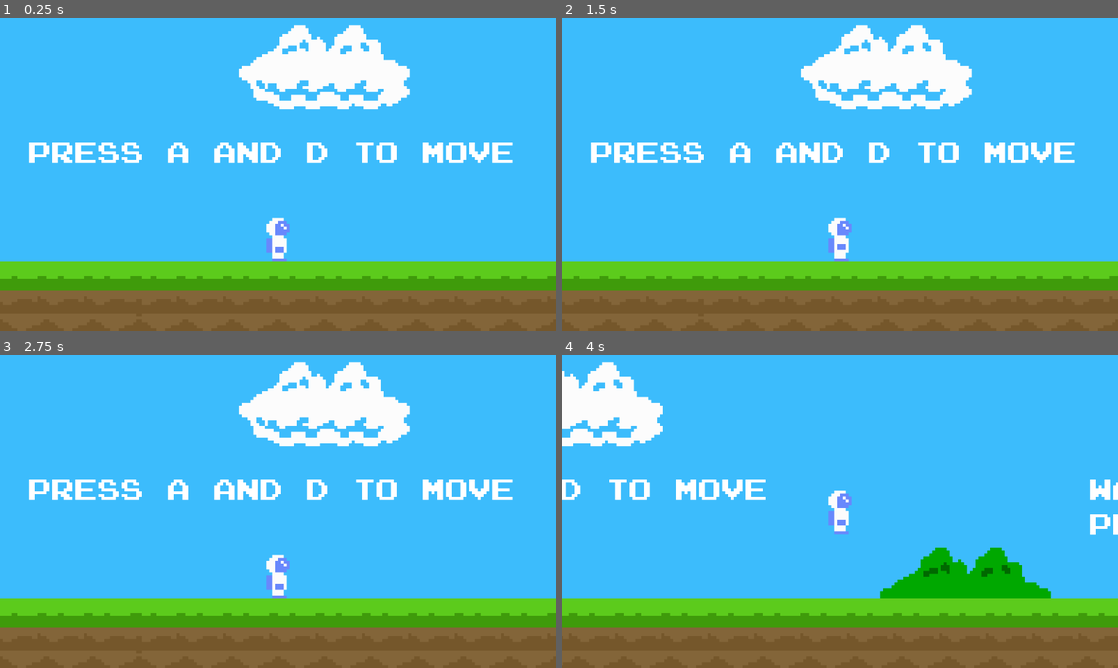
Above: before the commit, frames 1-4 (two rows, left to right).
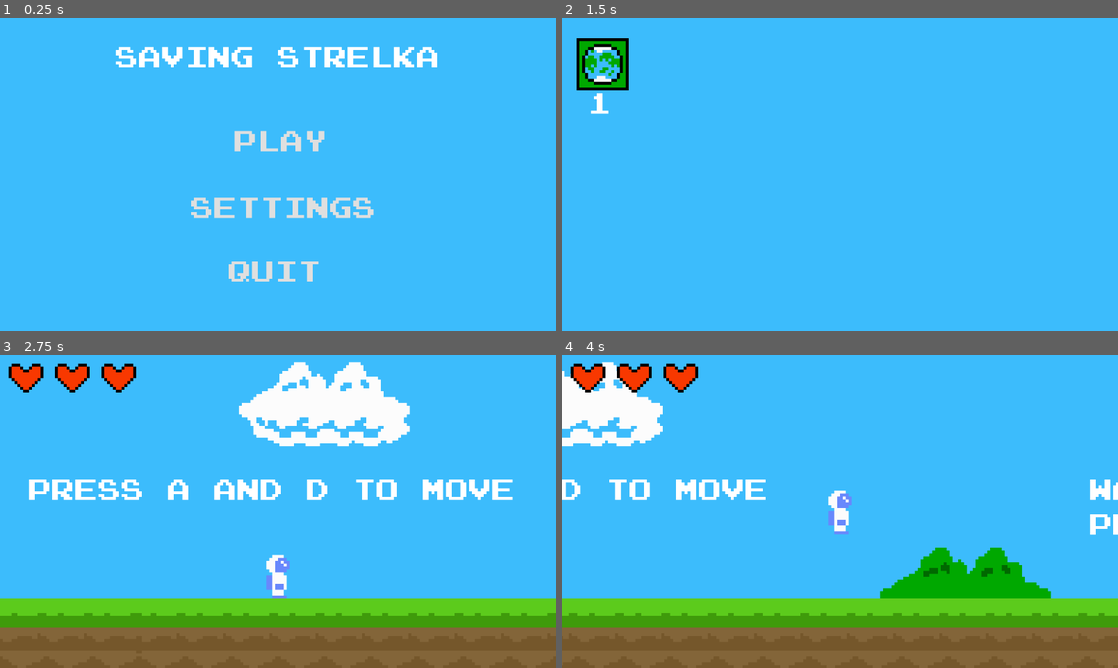
Above: after the commit, the same moments.

Repository: Dexter-Goater/game
Game: Godot game, scene res://main_menu.tscn
The game is run twice, just before and just after one commit, with the same random seed, the same clock (stepped at 60 frames per second) and the same inputs. Before the commit the project starts from res://game.tscn.
Inputs (mouse positions are in pixels of both pictures, inside the frame that each line leads up to):
- Up to frame 1 (0.25 s): no input
- Up to frame 2 (1.5 s): click (845, 208) at 0.5 s, where only the run after the commit has a clickable "settings"; click (845, 140) at 1.25 s, where only the run after the commit has a clickable "play"
- Up to frame 3 (2.75 s): click (38, 401) at 2.02 s
- Up to frame 4 (4 s): tap A at 2.75, 3.5 s; hold Right (ui_right) from 2.78 s (still down); tap Enter (ui_accept) at 3.02, 3.77 s

The runs differ from the first frame. In frame 1, 33% of the frame differs, in the area x 0-100%, y 2-100%; in frame 2, 32%; in frame 3, 1.2%; in frame 4, 1.2%.

Commit message:
added main menu and level select

Diff:
--- a/cutscene.gd
+++ b/cutscene.gd
@@ -5,6 +5,9 @@
 func _ready():
 	$AnimationPlayer.play('cutscene_1')
 
-# Called every frame. 'delta' is the elapsed time since the previous frame.
-func _process(delta):
-	pass
+
+
+
+
+func _on_animation_player_animation_finished(anim_name):
+	get_tree().change_scene_to_file("res://level_select.tscn")
--- /dev/null
+++ b/earth.gd
@@ -0,0 +1,10 @@
+extends Sprite2D
+
+
+# Called when the node enters the scene tree for the first time.
+func _ready():
+	pass # Replace with function body.
+
+
+# Called every frame. 'delta' is the elapsed time since the previous frame.
+func _process(delta):
--- /dev/null
+++ b/enemy.tscn
@@ -0,0 +1,3 @@
+[gd_scene format=3 uid="uid://dndbmo3yb0vw3"]
+
+[node name="AnimatedSprite2D" type="AnimatedSprite2D"]
--- a/game.tscn
+++ b/game.tscn
@@ -1,18 +1,47 @@
-[gd_scene load_steps=16 format=3 uid="uid://dtbexj4qpx2e3"]
+[gd_scene load_steps=21 format=3 uid="uid://dtbexj4qpx2e3"]
 
 [ext_resource type="PackedScene" uid="uid://c8bxfhkrp87wj" path="res://player.tscn" id="1_1x47m"]
 [ext_resource type="Texture2D" uid="uid://dgo0l3moh5ykq" path="res://undegrond.png" id="3_cf652"]
 [ext_resource type="Texture2D" uid="uid://bpxyndb6rkyoh" path="res://ground.png" id="3_g1fq2"]
 [ext_resource type="Script" path="res://camera.gd" id="4_af2nl"]
+[ext_resource type="Texture2D" uid="uid://f1ijcgflgd4v" path="res://heart.png" id="4_p2piy"]
 [ext_resource type="Texture2D" uid="uid://bc7gd4ng6ttih" path="res://background.png" id="5_6cc2i"]
 [ext_resource type="Texture2D" uid="uid://bt4v0xqtty5ck" path="res://cloud.png" id="6_vpld3"]
 [ext_resource type="FontFile" uid="uid://bxwefrt2enxmh" path="res://font.ttf" id="7_cw20g"]
 [ext_resource type="PackedScene" uid="uid://w2ibpf7fw5ct" path="res://house.tscn" id="8_sumq2"]
 [ext_resource type="Texture2D" uid="uid://t6po1oey1gwf" path="res://big bush.png" id="9_dlo1c"]
 [ext_resource type="Texture2D" uid="uid://clk2pxvse8myp" path="res://small bush.png" id="10_wc5f7"]
+[ext_resource type="PackedScene" uid="uid://dndbmo3yb0vw3" path="res://enemy.tscn" id="12_2oprn"]
 
 [sub_resource type="RectangleShape2D" id="RectangleShape2D_mjbdu"]
 size = Vector2(20, 87)
+
+[sub_resource type="AtlasTexture" id="AtlasTexture_buocf"]
+atlas = ExtResource("4_p2piy")
+region = Rect2(0, 16, 16, 16)
+
+[sub_resource type="AtlasTexture" id="AtlasTexture_5vgp4"]
+atlas = ExtResource("4_p2piy")
+region = Rect2(0, 0, 16, 16)
+
+[sub_resource type="SpriteFrames" id="SpriteFrames_yi1ns"]
+animations = [{
+"frames": [{
+"duration": 1.0,
+"texture": SubResource("AtlasTexture_buocf")
+}],
+"loop": true,
+"name": &"empty",
+"speed": 5.0
+}, {
+"frames": [{
+"duration": 1.0,
+"texture": SubResource("AtlasTexture_5vgp4")
+}],
+"loop": true,
+"name": &"full",
+"speed": 5.0
+}]
 
 [sub_resource type="Theme" id="Theme_wdtpa"]
 default_font = ExtResource("7_cw20g")
@@ -60,6 +89,25 @@
 [node name="CollisionShape2D" type="CollisionShape2D" parent="Camera2D/camera border"]
 position = Vector2(-106, 72)
 shape = SubResource("RectangleShape2D_mjbdu")
+
+[node name="heart" type="AnimatedSprite2D" parent="Camera2D"]
+z_index = 10
+position = Vector2(-87, 34)
+sprite_frames = SubResource("SpriteFrames_yi1ns")
+animation = &"empty"
+autoplay = "full"
+
+[node name="heart" type="AnimatedSprite2D" parent="Camera2D/heart"]
+position = Vector2(16, 0)
+sprite_frames = SubResource("SpriteFrames_yi1ns")
+animation = &"empty"
+autoplay = "full"
+
+[node name="heart" type="AnimatedSprite2D" parent="Camera2D/heart/heart"]
+position = Vector2(16, 0)
+sprite_frames = SubResource("SpriteFrames_yi1ns")
+animation = &"empty"
+autoplay = "full"
 
 [node name="cloud" type="Sprite2D" parent="."]
 position = Vector2(65, 43)
@@ -127,3 +175,5 @@
 tile_set = SubResource("TileSet_fnrsj")
 format = 2
 layer_0/tile_data = PackedInt32Array(458752, 1, 0, 458753, 1, 0, 458754, 1, 0, 458755, 1, 0, 458756, 1, 0, 458757, 1, 0 …(2101 unchanged characters)…
+
+[node name="enemy" parent="." instance=ExtResource("12_2oprn")]
--- a/house.tscn
+++ b/house.tscn
@@ -4,19 +4,19 @@
 [ext_resource type="Script" path="res://house.gd" id="1_ra3yr"]
 
 [sub_resource type="RectangleShape2D" id="RectangleShape2D_5q7l2"]
-size = Vector2(7, 16)
+size = Vector2(7, 24)
 
 [node name="house" type="Area2D"]
 script = ExtResource("1_ra3yr")
 metadata/_edit_group_ = true
-
-[node name="CollisionShape2D" type="CollisionShape2D" parent="."]
-position = Vector2(3.5, 7)
-shape = SubResource("RectangleShape2D_5q7l2")
 
 [node name="Sprite2D" type="Sprite2D" parent="."]
 position = Vector2(3.5, -6.5)
 scale = Vector2(1.21875, 1.40625)
 texture = ExtResource("1_p2m3e")
 
+[node name="CollisionShape2D" type="CollisionShape2D" parent="."]
+position = Vector2(-60.5, 3)
+shape = SubResource("RectangleShape2D_5q7l2")
+
 [connection signal="body_entered" from="." to="." method="_on_body_entered"]
--- /dev/null
+++ b/level_select.gd
@@ -0,0 +1,4 @@
+extends Node2D
+
+func _on_button_pressed():
+	get_tree().change_scene_to_file("res://game.tscn")
--- /dev/null
+++ b/level_select.tscn
@@ -0,0 +1,47 @@
+[gd_scene load_steps=6 format=3 uid="uid://bmflfwfft5m67"]
+
+[ext_resource type="Script" path="res://level_select.gd" id="1_n16e7"]
+[ext_resource type="Texture2D" uid="uid://bc7gd4ng6ttih" path="res://background.png" id="1_qcbfs"]
+[ext_resource type="Texture2D" uid="uid://d307fuv3ok66t" path="res://earth.png" id="2_gau4e"]
+[ext_resource type="FontFile" uid="uid://bxwefrt2enxmh" path="res://font.ttf" id="4_4rcc1"]
+
+[sub_resource type="Theme" id="Theme_jexiq"]
+default_font = ExtResource("4_4rcc1")
+default_font_size = 8
+
+[node name="level select" type="Node2D"]
+script = ExtResource("1_n16e7")
+
+[node name="background" type="Sprite2D" parent="."]
+z_index = -100
+position = Vector2(13, 0)
+scale = Vector2(1.29167, 1)
+texture = ExtResource("1_qcbfs")
+
+[node name="Camera2D" type="Camera2D" parent="."]
+zoom = Vector2(6, 6)
+
+[node name="Control" type="Control" parent="."]
+layout_mode = 3
+anchors_preset = 0
+offset_right = 40.0
+offset_bottom = 40.0
+theme = SubResource("Theme_jexiq")
+
+[node name="level_1" type="Label" parent="Control"]
+layout_mode = 0
+offset_left = -87.0
+offset_top = -29.0
+offset_right = -79.0
+offset_bottom = -20.0
+text = "1"
+
+[node name="Button" type="Button" parent="Control"]
+offset_left = -95.0
+offset_top = -51.0
+offset_right = -69.0
+offset_bottom = -25.0
+icon = ExtResource("2_gau4e")
+flat = true
+
+[connection signal="pressed" from="Control/Button" to="." method="_on_button_pressed"]
--- a/cutscene.tscn
+++ b/levels/cutscene.tscn
@@ -1,14 +1,16 @@
-[gd_scene load_steps=31 format=3 uid="uid://cn72fwo6srbg3"]
-
-[ext_resource type="Texture2D" uid="uid://dxjsie3kf5qjx" path="res://idle.png" id="1_drm06"]
-[ext_resource type="Script" path="res://cutscene.gd" id="1_hnexh"]
-[ext_resource type="Texture2D" uid="uid://bpxyndb6rkyoh" path="res://ground.png" id="2_7qsfb"]
-[ext_resource type="Texture2D" uid="uid://dgo0l3moh5ykq" path="res://undegrond.png" id="3_usxm3"]
-[ext_resource type="Texture2D" uid="uid://082lu4ymer17" path="res://house.png" id="4_lh0q8"]
-[ext_resource type="Texture2D" uid="uid://vie8802k55ky" path="res://alien ship.png" id="5_0nm8p"]
-[ext_resource type="Texture2D" uid="uid://bc7gd4ng6ttih" path="res://background.png" id="6_0ge2a"]
-[ext_resource type="Texture2D" uid="uid://cr1jqyubwyaum" path="res://strelka.png" id="7_ouvi7"]
-[ext_resource type="Texture2D" uid="uid://bhvgdtqq6denm" path="res://enemy.png" id="8_vtlpr"]
+[gd_scene load_steps=37 format=3 uid="uid://cn72fwo6srbg3"]
+
+[ext_resource type="Script" path="res://cutscene.gd" id="1_5pew1"]
+[ext_resource type="Texture2D" uid="uid://dxjsie3kf5qjx" path="res://idle.png" id="2_cb1xk"]
+[ext_resource type="Texture2D" uid="uid://c0vn3fpnqq1qc" path="res://running animation.png" id="3_lsgv1"]
+[ext_resource type="Texture2D" uid="uid://bpxyndb6rkyoh" path="res://ground.png" id="4_0g7h3"]
+[ext_resource type="Texture2D" uid="uid://dgo0l3moh5ykq" path="res://undegrond.png" id="5_dxr6d"]
+[ext_resource type="Texture2D" uid="uid://082lu4ymer17" path="res://house.png" id="6_4hd5n"]
+[ext_resource type="Texture2D" uid="uid://vie8802k55ky" path="res://alien ship.png" id="7_cony2"]
+[ext_resource type="Texture2D" uid="uid://bc7gd4ng6ttih" path="res://background.png" id="8_sm4ko"]
+[ext_resource type="Texture2D" uid="uid://cr1jqyubwyaum" path="res://strelka.png" id="9_s6d6h"]
+[ext_resource type="Texture2D" uid="uid://bhvgdtqq6denm" path="res://enemy.png" id="10_p2hl7"]
+[ext_resource type="Texture2D" uid="uid://b6oiv51ma3x7h" path="res://!.png" id="11_4m84f"]
 
 [sub_resource type="Animation" id="Animation_gsq1r"]
 length = 0.001
@@ -39,7 +41,7 @@
 
 [sub_resource type="Animation" id="Animation_u3xoj"]
 resource_name = "cutscene_1"
-length = 10.0
+length = 9.0
 tracks/0/type = "value"
 tracks/0/imported = false
 tracks/0/enabled = true
@@ -71,10 +73,10 @@
 tracks/2/interp = 1
 tracks/2/loop_wrap = true
 tracks/2/keys = {
-"times": PackedFloat32Array(0, 1, 1.0001),
-"transitions": PackedFloat32Array(1, 1, 1),
-"update": 0,
-"values": [Vector2(-23, -72), Vector2(-23, 0), Vector2(-23, 3)]
+"times": PackedFloat32Array(0, 1, 1.0001, 8, 9),
+"transitions": PackedFloat32Array(1, 1, 1, 1, 1),
+"update": 0,
+"values": [Vector2(-23, -72), Vector2(-23, 0), Vector2(-23, 3), Vector2(-23, 3), Vector2(-23, -75)]
 }
 tracks/3/type = "value"
 tracks/3/imported = false
@@ -83,10 +85,10 @@
 tracks/3/interp = 1
 tracks/3/loop_wrap = true
 tracks/3/keys = {
-"times": PackedFloat32Array(0, 1),
-"transitions": PackedFloat32Array(1, 1),
-"update": 1,
-"values": [&"fly", &"idle"]
+"times": PackedFloat32Array(0, 1, 8),
+"transitions": PackedFloat32Array(1, 1, 1),
+"update": 1,
+"values": [&"fly", &"idle", &"fly"]
 }
 tracks/4/type = "value"
 tracks/4/imported = false
@@ -107,10 +109,10 @@
 tracks/5/interp = 1
 tracks/5/loop_wrap = true
 tracks/5/keys = {
-"times": PackedFloat32Array(0, 2.6, 4.8),
-"transitions": PackedFloat32Array(1, 1, 1),
-"update": 0,
-"values": [Vector2(26, -75), Vector2(26, 3), Vector2(26, -74)]
+"times": PackedFloat32Array(0, 2.6, 4.8, 6),
+"transitions": PackedFloat32Array(1, 1, 1, 1),
+"update": 0,
+"values": [Vector2(26, -75), Vector2(26, 3), Vector2(26, 3), Vector2(26, -76)]
 }
 tracks/6/type = "value"
 tracks/6/imported = false
@@ -143,7 +145,7 @@
 tracks/8/interp = 1
 tracks/8/loop_wrap = true
 tracks/8/keys = {
-"times": PackedFloat32Array(0, 2.6, 4.9),
+"times": PackedFloat32Array(0, 2.6, 4.8),
 "transitions": PackedFloat32Array(1, 1, 1),
 "update": 1,
 "values": [&"fly", &"idle", &"fly"]
@@ -196,6 +198,30 @@
 "update": 1,
 "values": [true, false]
 }
+tracks/13/type = "value"
+tracks/13/imported = false
+tracks/13/enabled = true
+tracks/13/path = NodePath("empty player:animation")
+tracks/13/interp = 1
+tracks/13/loop_wrap = true
+tracks/13/keys = {
+"times": PackedFloat32Array(0, 7),
+"transitions": PackedFloat32Array(1, 1),
+"update": 1,
+"values": [&"idle", &"new_animation"]
+}
+tracks/14/type = "value"
+tracks/14/imported = false
+tracks/14/enabled = true
+tracks/14/path = NodePath("!:visible")
+tracks/14/interp = 1
+tracks/14/loop_wrap = true
+tracks/14/keys = {
+"times": PackedFloat32Array(0, 1, 2),
+"transitions": PackedFloat32Array(1, 1, 1),
+"update": 1,
+"values": [false, true, false]
+}
 
 [sub_resource type="AnimationLibrary" id="AnimationLibrary_5etgy"]
 _data = {
@@ -204,12 +230,28 @@
 }
 
 [sub_resource type="AtlasTexture" id="AtlasTexture_n6hm3"]
-atlas = ExtResource("1_drm06")
+atlas = ExtResource("2_cb1xk")
 region = Rect2(0, 0, 16, 16)
 
 [sub_resource type="AtlasTexture" id="AtlasTexture_0yc11"]
-atlas = ExtResource("1_drm06")
+atlas = ExtResource("2_cb1xk")
 region = Rect2(0, 16, 16, 16)
+
+[sub_resource type="AtlasTexture" id="AtlasTexture_qbx6w"]
+atlas = ExtResource("3_lsgv1")
+region = Rect2(0, 0, 16, 16)
+
+[sub_resource type="AtlasTexture" id="AtlasTexture_ji3uh"]
+atlas = ExtResource("3_lsgv1")
+region = Rect2(16, 0, 16, 16)
+
+[sub_resource type="AtlasTexture" id="AtlasTexture_kaen5"]
+atlas = ExtResource("3_lsgv1")
+region = Rect2(0, 16, 16, 16)
+
+[sub_resource type="AtlasTexture" id="AtlasTexture_0n2sh"]
+atlas = ExtResource("3_lsgv1")
+region = Rect2(16, 16, 16, 16)
 
 [sub_resource type="SpriteFrames" id="SpriteFrames_rkk40"]
 animations = [{
@@ -223,16 +265,33 @@
 "loop": true,
 "name": &"idle",
 "speed": 1.0
+}, {
+"frames": [{
+"duration": 1.0,
+"texture": SubResource("AtlasTexture_qbx6w")
+}, {
+"duration": 1.0,
+"texture": SubResource("AtlasTexture_ji3uh")
+}, {
+"duration": 1.0,
+"texture": SubResource("AtlasTexture_kaen5")
+}, {
+"duration": 1.0,
+"texture": SubResource("AtlasTexture_0n2sh")
+}],
+"loop": true,
+"name": &"new_animation",
+"speed": 5.0
 }]
 
 [sub_resource type="TileSetAtlasSource" id="TileSetAtlasSource_42cxa"]
-texture = ExtResource("2_7qsfb")
+texture = ExtResource("4_0g7h3")
 0:0/0 = 0
 0:0/0/physics_layer_0/linear_velocity = Vector2(0, 0)
 0:0/0/physics_layer_0/angular_velocity = 0.0
 
 [sub_resource type="TileSetAtlasSource" id="TileSetAtlasSource_kroc2"]
-texture = ExtResource("3_usxm3")
+texture = ExtResource("5_dxr6d")
 0:0/0 = 0
 0:0/0/physics_layer_0/linear_velocity = Vector2(0, 0)
 0:0/0/physics_layer_0/angular_velocity = 0.0
@@ -330,11 +389,11 @@
 }],
 "loop": true,
 "name": &"default",
-"speed": 5.0
+"speed": 12.0
 }]
 
 [node name="cutscene" type="Node2D"]
-script = ExtResource("1_hnexh")
+script = ExtResource("1_5pew1")
 
 [node name="AnimationPlayer" type="AnimationPlayer" parent="."]
 libraries = {
@@ -349,6 +408,7 @@
 sprite_frames = SubResource("SpriteFrames_rkk40")
 animation = &"idle"
 autoplay = "idle"
+frame_progress = 0.450282
 
 [node name="TileMap" type="TileMap" parent="."]
 tile_set = SubResource("TileSet_oio1w")
@@ -369,31 +429,38 @@
 [node name="back" type="Sprite2D" parent="."]
 z_index = -100
 position = Vector2(0, -2)
-texture = ExtResource("6_0ge2a")
+texture = ExtResource("8_sm4ko")
 
 [node name="empty strelka" type="Sprite2D" parent="."]
 visible = false
 z_index = -1
 position = Vector2(54, 11)
-texture = ExtResource("7_ouvi7")
+texture = ExtResource("9_s6d6h")
 flip_h = true
 
 [node name="alien" type="AnimatedSprite2D" parent="."]
 visible = false
-position = Vector2(22, 13)
-scale = Vector2(1, 0.23)
+position = Vector2(17.8889, 4)
 sprite_frames = SubResource("SpriteFrames_gl82v")
+autoplay = "default"
 frame_progress = 0.150351
 
 [node name="alien2" type="AnimatedSprite2D" parent="."]
 visible = false
 position = Vector2(22, 4)
 sprite_frames = SubResource("SpriteFrames_gl82v")
+autoplay = "default"
 frame_progress = 0.150351
 
 [node name="ship2" type="AnimatedSprite2D" parent="."]
 z_index = -2
-position = Vector2(26, -74)
-scale = Vector2(1, 1)
+position = Vector2(26, -15)
 sprite_frames = SubResource("SpriteFrames_cxlxh")
-animation = &"idle"
+animation = &"fly"
+
+[node name="!" type="Sprite2D" parent="."]
+visible = false
+position = Vector2(-89, -7)
+texture = ExtResource("11_4m84f")
+
+[connection signal="animation_finished" from="AnimationPlayer" to="." method="_on_animation_player_animation_finished"]
--- /dev/null
+++ b/main_menu.gd
@@ -0,0 +1,10 @@
+extends Node2D
+
+
+
+func _on_play_pressed():
+	get_tree().change_scene_to_file("res://level_select.tscn")
+
+
+func _on_quit_pressed():
+	get_tree().quit()
--- /dev/null
+++ b/main_menu.tscn
@@ -0,0 +1,70 @@
+[gd_scene load_steps=5 format=3 uid="uid://dq4gedclkx60y"]
+
+[ext_resource type="Texture2D" uid="uid://bc7gd4ng6ttih" path="res://background.png" id="1_7cxke"]
+[ext_resource type="Script" path="res://main_menu.gd" id="1_k0pfp"]
+[ext_resource type="FontFile" uid="uid://bxwefrt2enxmh" path="res://font.ttf" id="2_t68sc"]
+
+[sub_resource type="Theme" id="Theme_ebktg"]
+default_font = ExtResource("2_t68sc")
+default_font_size = 8
+
+[node name="main_menu" type="Node2D"]
+script = ExtResource("1_k0pfp")
+
+[node name="background" type="Sprite2D" parent="."]
+z_index = -100
+scale = Vector2(1.29167, 1)
+texture = ExtResource("1_7cxke")
+
+[node name="Camera2D" type="Camera2D" parent="."]
+zoom = Vector2(6, 6)
+
+[node name="Control" type="Control" parent="."]
+layout_mode = 3
+anchors_preset = 0
+offset_right = 40.0
+offset_bottom = 40.0
+theme = SubResource("Theme_ebktg")
+
+[node name="title" type="Label" parent="Control"]
+texture_filter = 1
+offset_left = -56.0
+offset_top = -45.0
+offset_right = 56.0
+offset_bottom = -22.0
+text = "saving strelka"
+
+[node name="play" type="Button" parent="Control"]
+layout_mode = 1
+anchors_preset = -1
+anchor_left = 3.319
+anchor_top = 0.379
+anchor_right = 3.319
+anchor_bottom = 0.379
+offset_left = -151.76
+offset_top = -35.16
+offset_right = -111.76
+offset_bottom = -18.16
+text = "play"
+flat = true
+
+[node name="settings" type="Button" parent="Control"]
+layout_mode = 0
+offset_left = -34.0
+offset_top = 3.0
+offset_right = 38.0
+offset_bottom = 20.0
+text = "settings"
+flat = true
+
+[node name="quit" type="Button" parent="Control"]
+layout_mode = 0
+offset_left = -21.0
+offset_top = 25.0
+offset_right = 19.0
+offset_bottom = 42.0
+text = "quit"
+flat = true
+
+[connection signal="pressed" from="Control/play" to="." method="_on_play_pressed"]
+[connection signal="pressed" from="Control/quit" to="." method="_on_quit_pressed"]
--- a/project.godot
+++ b/project.godot
@@ -11,7 +11,7 @@
 [application]
 
 config/name="Game"
-run/main_scene="res://game.tscn"
+run/main_scene="res://main_menu.tscn"
 config/features=PackedStringArray("4.2", "GL Compatibility")
 config/icon="res://icon.svg"
 
@@ -53,6 +53,11 @@
 , Object(InputEventKey,"resource_local_to_scene":false,"resource_name":"","device":-1,"window_id":0,"alt_pressed":false,"shift_pressed":false,"ctrl_pressed":false,"meta_pressed":false,"pressed":false,"keycode":0,"physical_keycode":83,"key_label":0,"unicode":115,"echo":false,"script":null)
 ]
 }
+left_click={
+"deadzone": 0.5,
+"events": [Object(InputEventMouseButton,"resource_local_to_scene":false,"resource_name":"","device":-1,"window_id":0,"alt_pressed":false,"shift_pressed":false,"ctrl_pressed":false,"meta_pressed":false,"button_mask":0,"position":Vector2(0, 0),"global_position":Vector2(0, 0),"factor":1.0,"button_index":1,"canceled":false,"pressed":false,"double_click":false,"script":null)
+]
+}
 
 [rendering]
 
Binary file added: !.png
Not shown, added: !.png.import
Binary file added: earth.png
Not shown, added: earth.png.import
Binary file added: heart.png
Not shown, added: heart.png.import
Not shown: 3 places in levels/cutscene.tscn that only renumber resources
